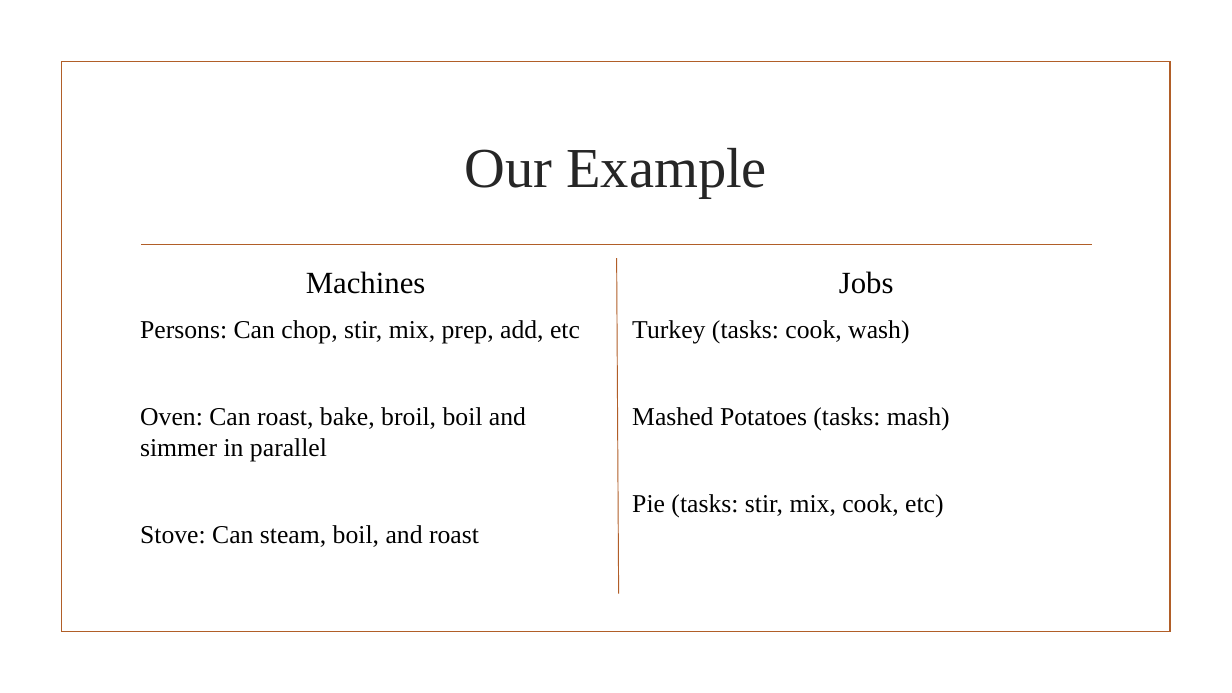
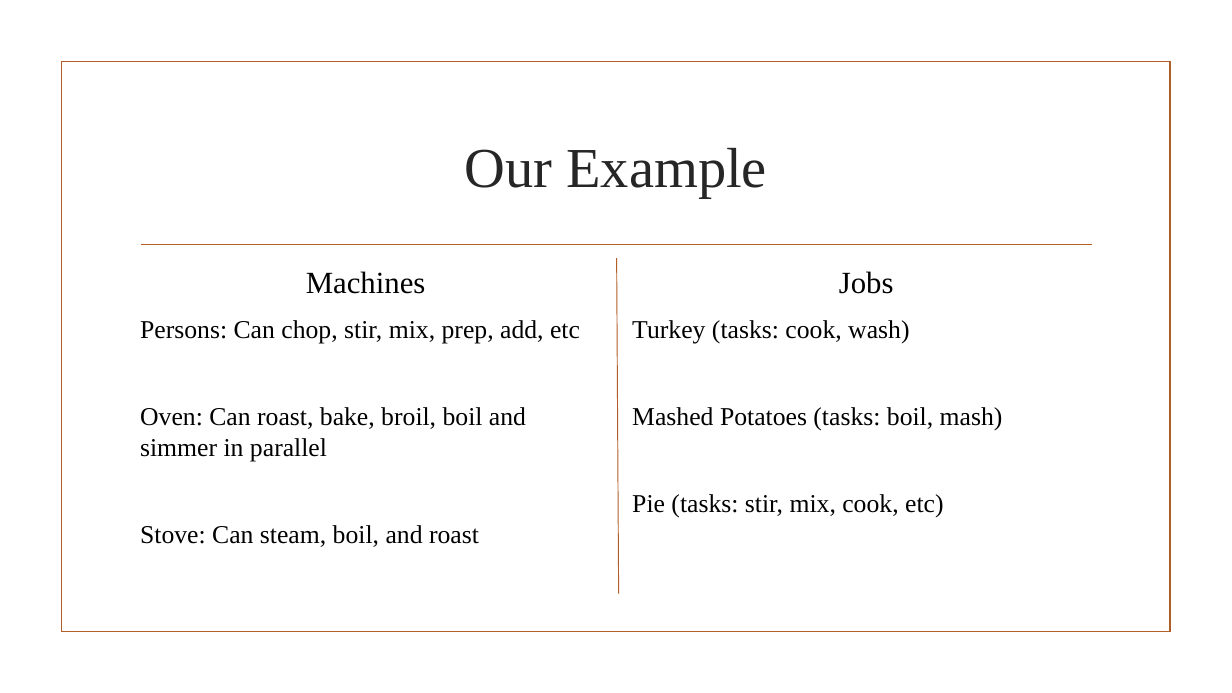
Before and after one commit to JaniR13/AdvAlgoProject, a slide deck: slide 6 of PowerpointSlides/The Flexible Job Shop Scheduling Algorithm.pptx. Drawn at 1232x693 pixels with LibreOffice and Linux fonts; fonts in the diff are those of the drawing; background and template pictures are left out. Boxes give left, top, right and bottom in pixels: in the first picture for what was removed or moved away, otherwise in the second. Text is boxed around its words. In the diff, an @@ line names an element or a change of style, - is before the commit and + after.

```diff
--- a/PowerpointSlides/The Flexible Job Shop Scheduling Algorithm.pptx
+++ b/PowerpointSlides/The Flexible Job Shop Scheduling Algorithm.pptx
@@ text at box(632, 407, 1003, 431): text changed @@
-Mashed Potatoes (tasks: mash)
+Mashed Potatoes (tasks: boil, mash)
```
Also in this commit, not shown: 1 other slide changed.
